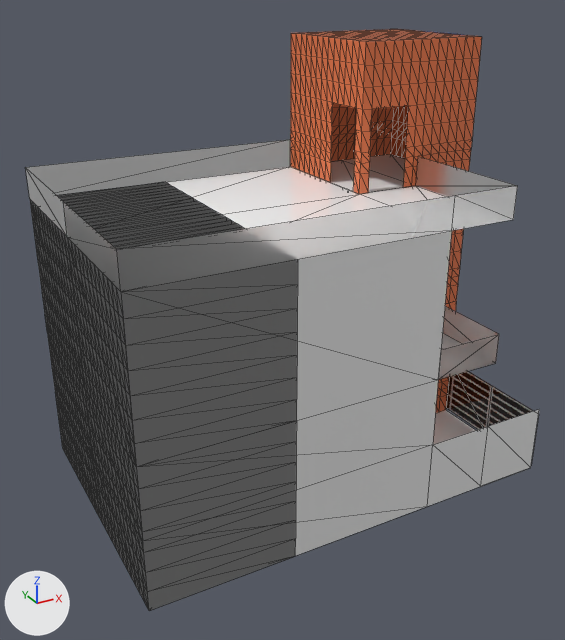
Two versions of the glTF model public/models/sideHouse2.glb, one commit apart.
Before and after are seen from a 50 mm camera at (-6.06, -15.91, 11.66) aimed at (3.63, 1.7, 2.86). Arrows for +X, +Y and +Z are at lower left; the lights stay in place. Mesh edges are drawn as thin lines. Where no turn or scale is listed for an object, it has been applied to the vertices. Vertices at the same position are counted once.

The older version as bpy lines, for what is in view:
```python
me_cube_001 = bpy.data.meshes.new('Cube.001')
me_cube_001.from_pydata(...)  # 215 vertices, 412 faces; spans x -1.98..1.98, y -1.98..1.98, z -2.02..2.02
me_cube_001.materials.append(mat_wallcolour)  # white #e7e7e7
me_cube_002 = bpy.data.meshes.new('Cube.002')
me_cube_002.from_pydata(...)  # 215 vertices, 412 faces; spans x -1.98..1.98, y -1.98..1.98, z -2.02..2.02
me_cube_002.materials.append(mat_wallcolour)  # white #e7e7e7
me_cube_010 = bpy.data.meshes.new('Cube.010')
me_cube_010.from_pydata(...)  # 330 vertices, 544 faces; spans x -1.98..1.98, y -1.98..1.98, z -2.02..2.02
# faces by material slot: [528, 16]
me_cube_010.materials.append(mat_wallpaint)  # orange #e77645
me_cube_010.materials.append(mat_glass)  # white #e7e7e7
me_cube_013 = bpy.data.meshes.new('Cube.013')
me_cube_013.from_pydata(...)  # 215 vertices, 412 faces; spans x -1.98..1.98, y -1.98..1.98, z -2.02..2.02
me_cube_013.materials.append(mat_wallcolour)  # white #e7e7e7
me_cube_014 = bpy.data.meshes.new('Cube.014')
me_cube_014.from_pydata(...)  # 215 vertices, 412 faces; spans x -1.98..1.98, y -1.98..1.98, z -2.02..2.02
me_cube_014.materials.append(mat_wallcolour)  # white #e7e7e7
ob_room1 = bpy.data.objects.new('room1', me_cube_001)
ob_room1.location = (0.0, 0.0, 0.0)
ob_room2 = bpy.data.objects.new('room2', me_cube_002)
ob_room2.location = (0.0, 3.96, 0.0)
ob_room4 = bpy.data.objects.new('room4', me_cube_013)
ob_room4.location = (0.0, 0.0, 4.04)
ob_room5 = bpy.data.objects.new('room5', me_cube_014)
ob_room5.location = (0.0, 3.96, 4.04)
ob_room6 = bpy.data.objects.new('room6', me_cube_010)
ob_room6.location = (8.23, 3.96, 4.04)
# also in view: '1stFloor' at (4.11, 1.98, 2.45); 'Bounds' at (4.11, 1.98, 2.45); 'Gate2' at (10.21, 0.99, -1.03); 'room7' at (8.23, 3.96, 8.08); 'Gate1' at (10.21, -0.99, -1.04)
```
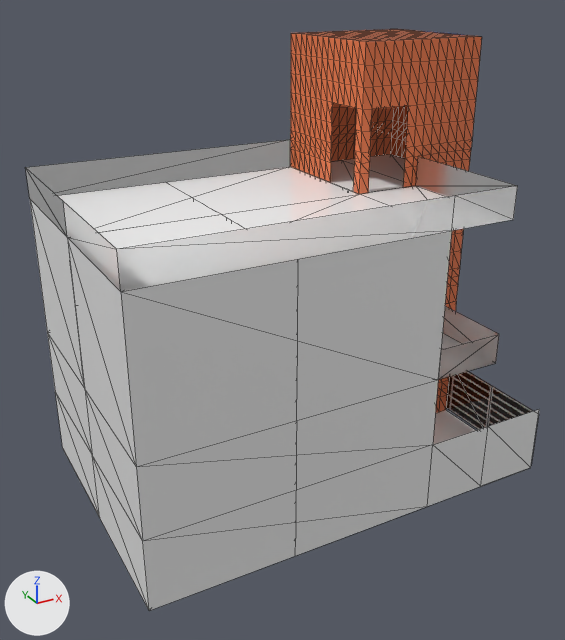
Where the change shows, as pixel boxes [x1, y1, x2, y2] in the pictures (565 x 640 px):
'room4', reshaped (not visible afterwards): before [67, 215, 298, 467]
'room1', reshaped (not visible afterwards): before [85, 390, 297, 611]
'room5', reshaped (not visible afterwards): before [30, 182, 219, 388]
'room2', reshaped (not visible afterwards): before [47, 333, 100, 518]

Diff of the bpy script that builds the scene:
```diff
--- a/public/models/sideHouse2.glb.py
+++ b/public/models/sideHouse2.glb.py
@@ me_cube_001 @@
 # used by ob_room1; location = (0.0, 0.0, 0.0)
-me_cube_001.from_pydata(...)  # 215 vertices, 412 faces; spans x -1.98..1.98, y -1.98..1.98, z -2.02..2.02
+me_cube_001.from_pydata(...)  # 100 vertices, 150 faces; spans x 1.98, y -1.98..1.98, z -2.02..2.02
+# me_cube_001 part 1
+# 115 vertices are removed from x -1.98..1.98, y -1.98..1.98, z -2.02..2.02
+# 262 faces are deleted
 me_cube_001.materials.append(mat_wallcolour)
@@ me_cube_002 @@
 # used by ob_room2; location = (0.0, 3.96, 0.0)
-me_cube_002.from_pydata(...)  # 215 vertices, 412 faces; spans x -1.98..1.98, y -1.98..1.98, z -2.02..2.02
+me_cube_002.from_pydata(...)  # 100 vertices, 150 faces; spans x 1.98, y -1.98..1.98, z -2.02..2.02
+# me_cube_002 part 2
+# 115 vertices are removed from x -1.98..1.98, y -1.98..1.98, z -2.02..2.02
+# 262 faces are deleted
 me_cube_002.materials.append(mat_wallcolour)
@@ me_cube_013 @@
 # used by ob_room4; location = (0.0, 0.0, 4.04)
-me_cube_013.from_pydata(...)  # 215 vertices, 412 faces; spans x -1.98..1.98, y -1.98..1.98, z -2.02..2.02
+me_cube_013.from_pydata(...)  # 100 vertices, 150 faces; spans x 1.98, y -1.98..1.98, z -2.02..2.02
+# me_cube_013 part 3
+# 115 vertices are removed from x -1.98..1.98, y -1.98..1.98, z -2.02..2.02
+# 262 faces are deleted
 me_cube_013.materials.append(mat_wallcolour)
@@ me_cube_014 @@
 # used by ob_room5; location = (0.0, 3.96, 4.04)
-me_cube_014.from_pydata(...)  # 215 vertices, 412 faces; spans x -1.98..1.98, y -1.98..1.98, z -2.02..2.02
+me_cube_014.from_pydata(...)  # 84 vertices, 110 faces; spans x -1.98..1.98, y -1.98..1.98, z -2.02..2.02
+# me_cube_014 part 4
+# 131 vertices are removed from x -1.98..1.98, y -1.68..1.98, z -2.02..2.02
+# 304 faces are deleted
+# 2 new faces join them
 me_cube_014.materials.append(mat_wallcolour)
```
